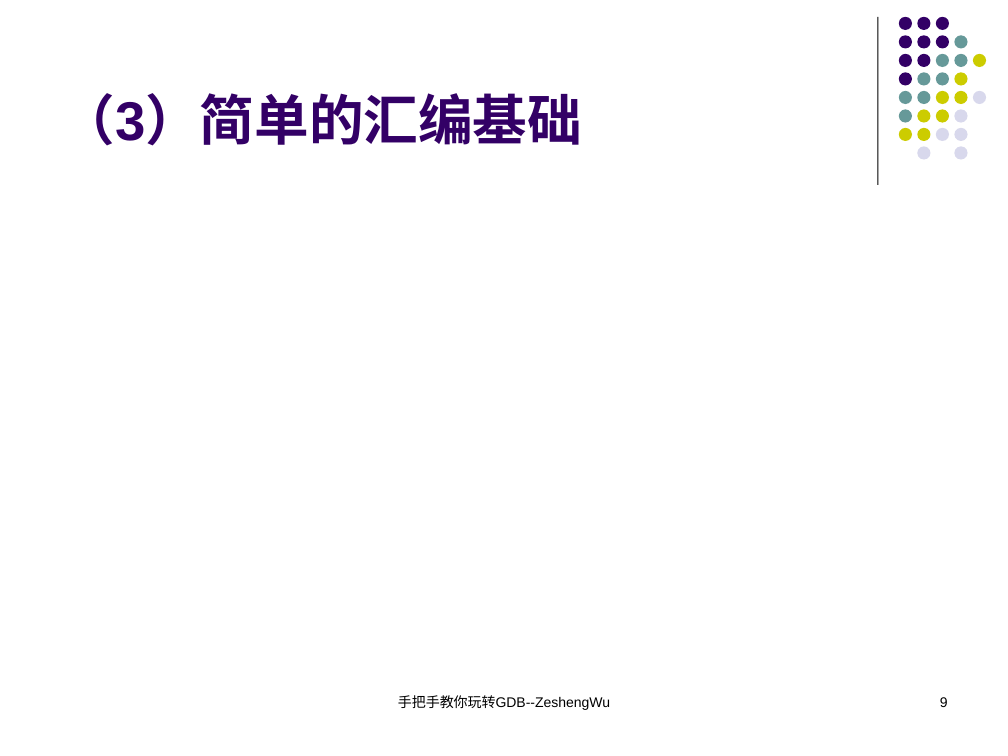
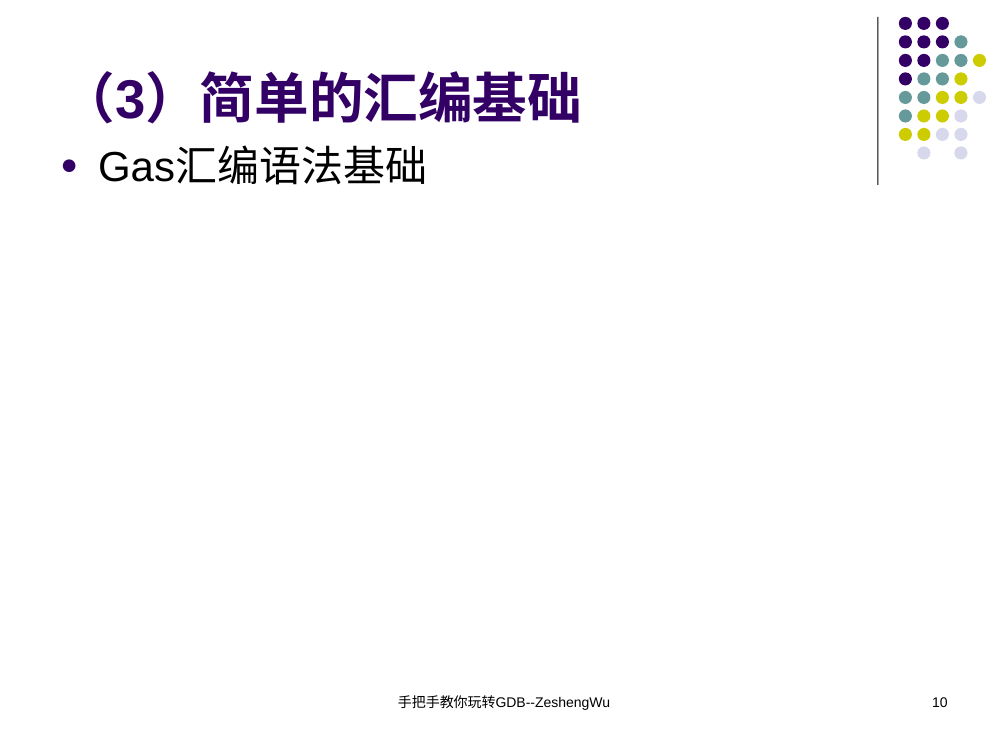
Before and after one commit to KublaikhanGeek/reactor, a slide deck: slide 10 of docs/手把手教你玩转GDB/手把手教你玩转GDB.ppt (slide 9 before the commit). Drawn at 1008x756 pixels with LibreOffice and Linux fonts; fonts in the diff are those of the drawing. Boxes give left, top, right and bottom in pixels: in the first picture for what was removed or moved away, otherwise in the second. Text is boxed around its words. In the diff, an @@ line names an element or a change of style, - is before the commit and + after.

```diff
--- a/docs/手把手教你玩转GDB/手把手教你玩转GDB.ppt
+++ b/docs/手把手教你玩转GDB/手把手教你玩转GDB.ppt
@@ title "（3）简单的汇编基础": place and size @@
-title "（3）简单的汇编基础" at <box>60,93,582,146</box>
+title "（3）简单的汇编基础" at <box>60,71,582,124</box>
@@ text added at <box>98,147,427,185</box>, 30 pt, text #000000 @@
+● Gas汇编语法基础
@@ page number at <box>932,697,948,707</box>: text changed @@
-9
+10
```
Also in this commit, not shown: 4 other slides changed, 24 slides added, 1 other file.
